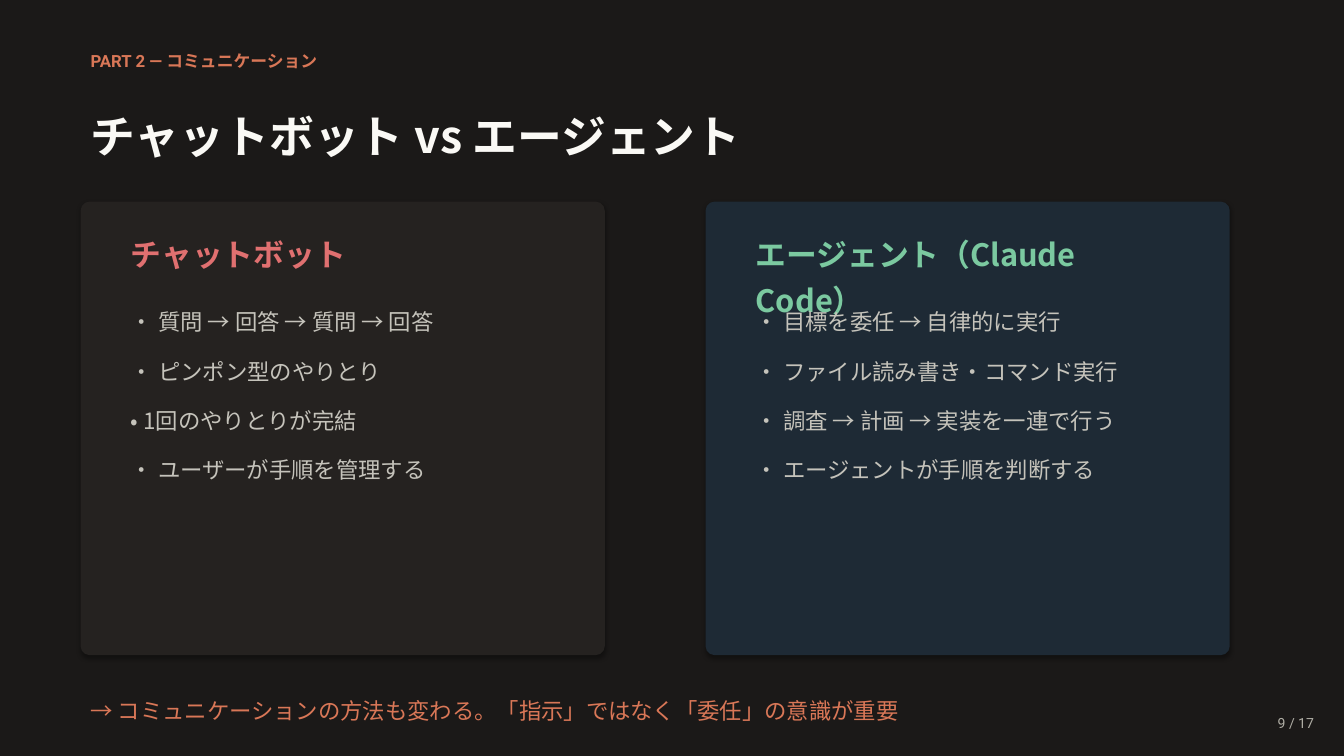
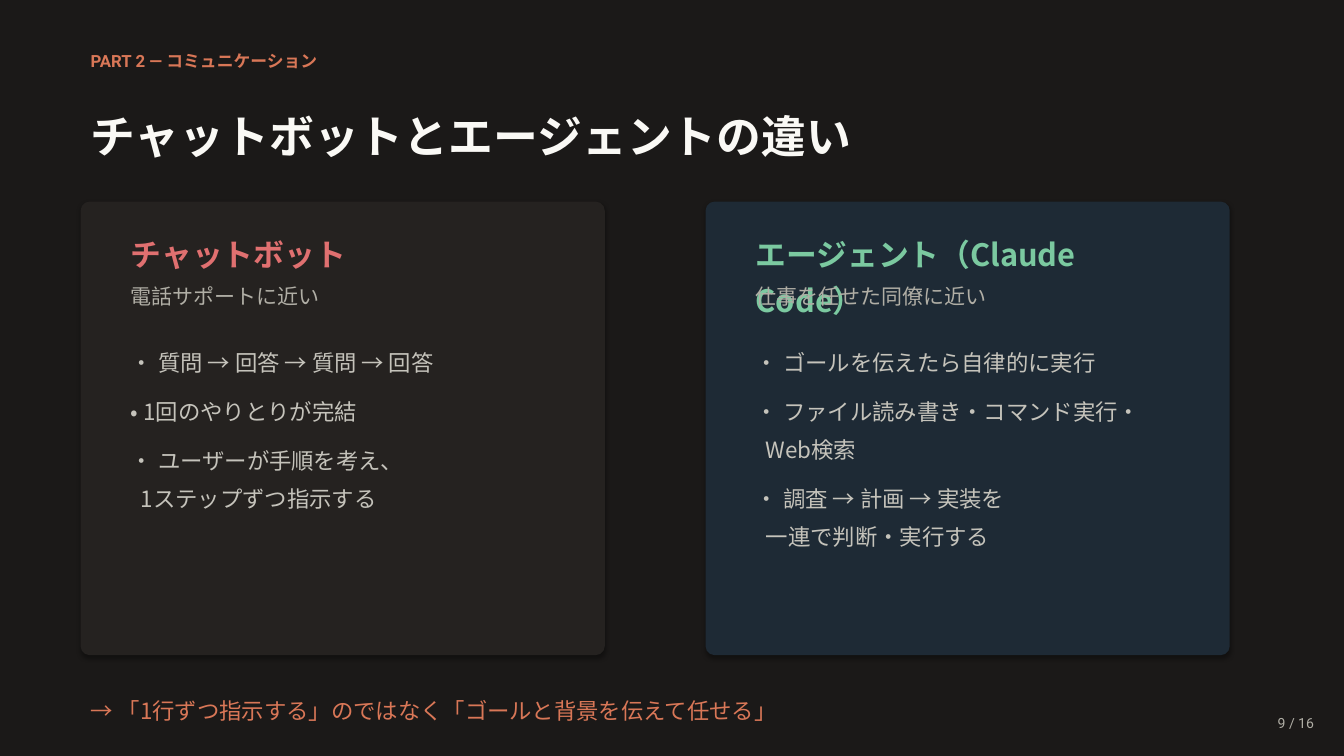
Before and after one commit to Ischca/zenn, a slide deck: slide 9 of slides/session1.pptx. Drawn at 1344x756 pixels with LibreOffice and Linux fonts; fonts in the diff are those of the drawing. Boxes give left, top, right and bottom in pixels: in the first picture for what was removed or moved away, otherwise in the second. Text is boxed around its words. In the diff, an @@ line names an element or a change of style, - is before the commit and + after.

```diff
--- a/slides/session1.pptx
+++ b/slides/session1.pptx
@@ text at bbox=[91, 115, 852, 158]: text changed @@
-チャットボット vs エージェント
+チャットボットとエージェントの違い
@@ text added at bbox=[131, 286, 320, 306], 15 pt, text #B0AEA5 @@
+電話サポートに近い
@@ text added at bbox=[756, 286, 987, 309], 15 pt, text #B0AEA5 @@
+仕事を任せた同僚に近い
@@ text "• 質問 → 回答 → ...": place and size @@
-text "• 質問 → 回答 → ..." at bbox=[143, 311, 434, 480]
+text "• 質問 → 回答 → ..." at bbox=[141, 352, 434, 509]
@@ text at bbox=[766, 352, 1140, 547]: text changed @@
-• 目標を委任 → 自律的に実行
-• ファイル読み書き・コマンド実行
-• 調査 → 計画 → 実装を一連で行う
-• エージェントが手順を判断する
+• ゴールを伝えたら自律的に実行
+• ファイル読み書き・コマンド実行・
+Web検索
+• 調査 → 計画 → 実装を
+一連で判断・実行する
@@ text at bbox=[158, 361, 381, 381]: paragraph removed @@
-• ピンポン型のやりとり
@@ text at bbox=[141, 450, 403, 509]: text changed @@
-• ユーザーが手順を管理する
+• ユーザーが手順を考え、
+1ステップずつ指示する
@@ text at bbox=[118, 700, 777, 721]: text changed @@
-→ コミュニケーションの方法も変わる。「指示」ではなく「委任」の意識が重要
+→ 「1行ずつ指示する」のではなく「ゴールと背景を伝えて任せる」
@@ text at bbox=[1278, 718, 1314, 728]: text changed @@
-9 / 17
+9 / 16
```
Also in this commit, not shown: 13 other slides changed, 1 slide added, 2 slides removed, 1 other file.
